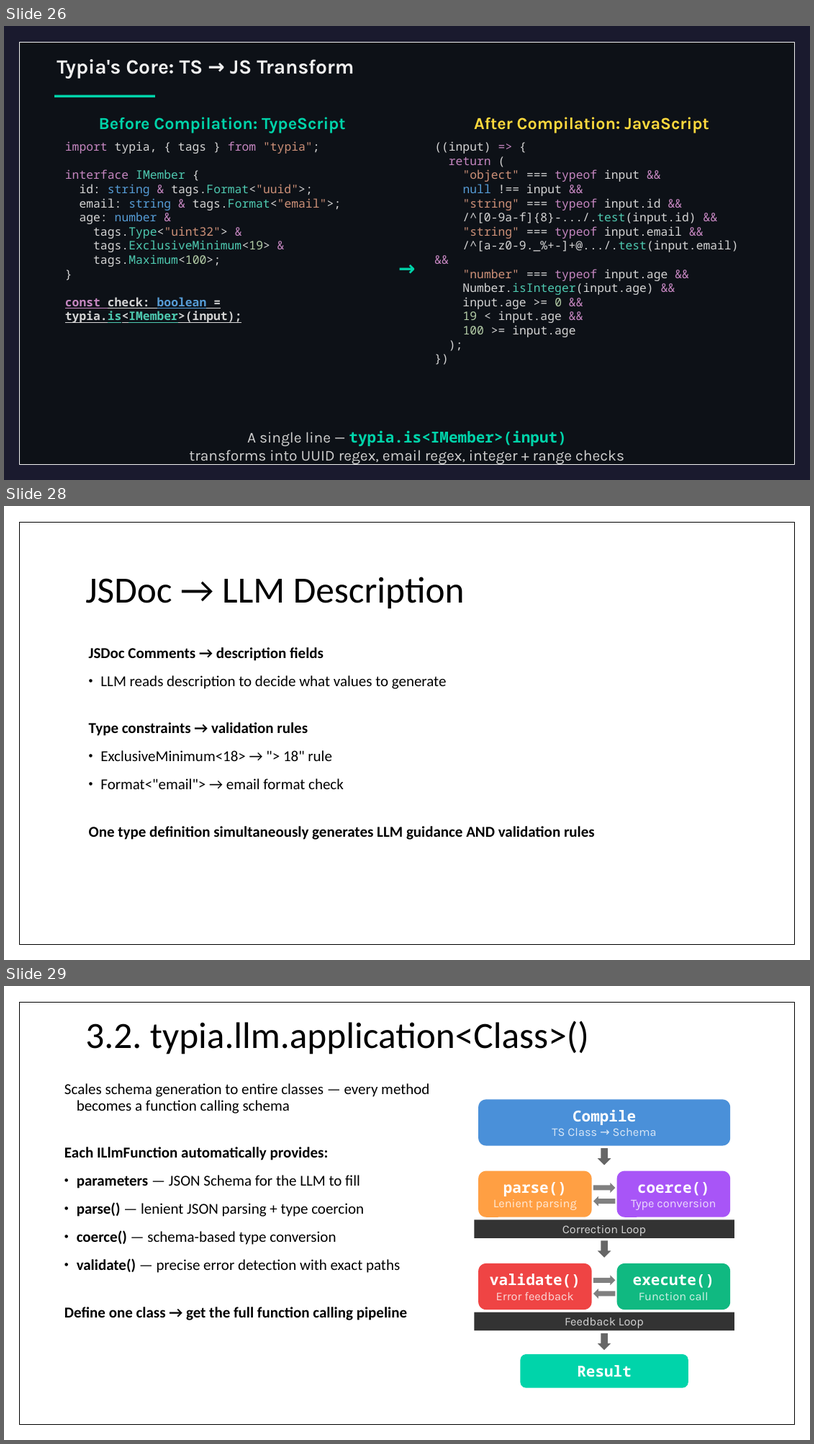
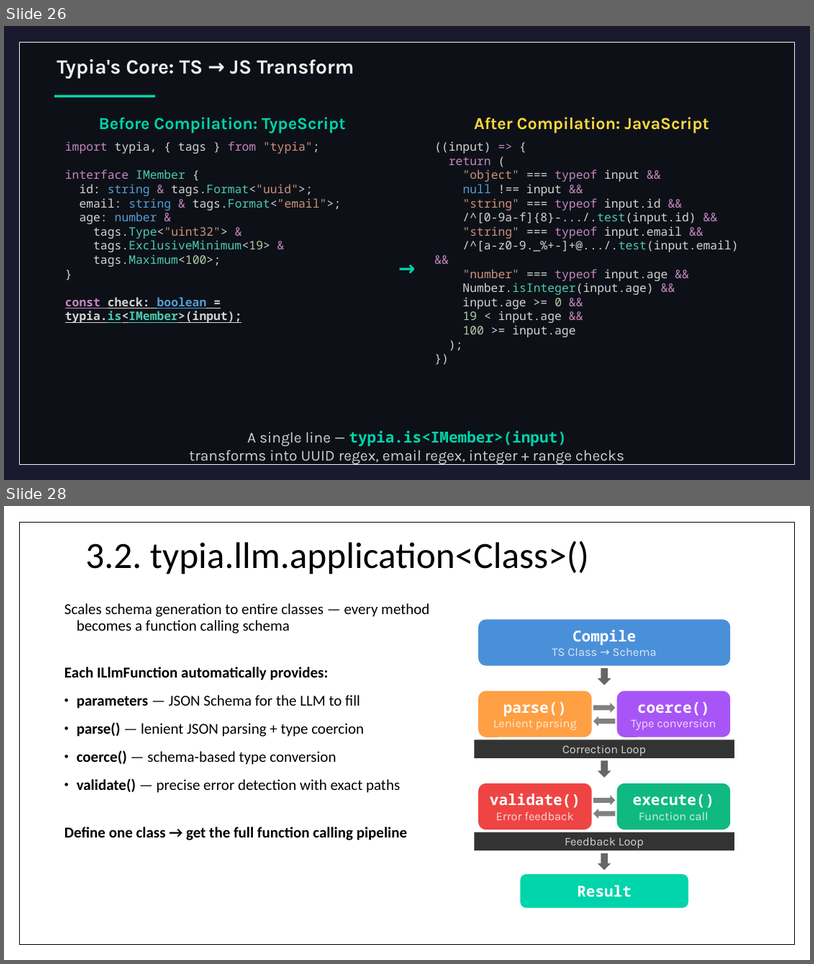
Before and after one commit to wrtnlabs/autobe, a slide deck: website/public/seminars/20260326-qwen-meetup-korea.pptx. Shown one above the other, each under a label of ours: slides 26, 28 and 29 before the commit, slides 26 and 28 after it; the slides between them are not shown. The pictures are 814x1444 and 814x964 pixels, drawn with LibreOffice and Linux fonts; fonts in the diff are those of the drawing. Boxes give left, top, right and bottom in pixels: in the first picture for what was removed or moved away, otherwise in the second. Text is boxed around its words. In the diff, an @@ line names an element or a change of style, - is before the commit and + after.

```diff
--- a/website/public/seminars/20260326-qwen-meetup-korea.pptx
+++ b/website/public/seminars/20260326-qwen-meetup-korea.pptx
@@ slide 28 removed at box(4, 506, 810, 960), background #FFFFFF; not listed: 1 template element that a slide beside it also shows @@
@@ title removed at box(85, 577, 465, 609) @@
-JSDoc → LLM Description
@@ text removed at box(89, 647, 595, 839) @@
-JSDoc Comments → description fields
-• LLM reads description to decide what values to generate
-Type constraints → validation rules
-• ExclusiveMinimum<18> → "> 18" rule
-• Format<"email"> → email format check
-One type definition simultaneously generates LLM guidance AND validation rules
@@ what was slide 29 is now slide 28 @@
```
Also in this commit, not shown: 7 slides changed, 4 other slides removed.
